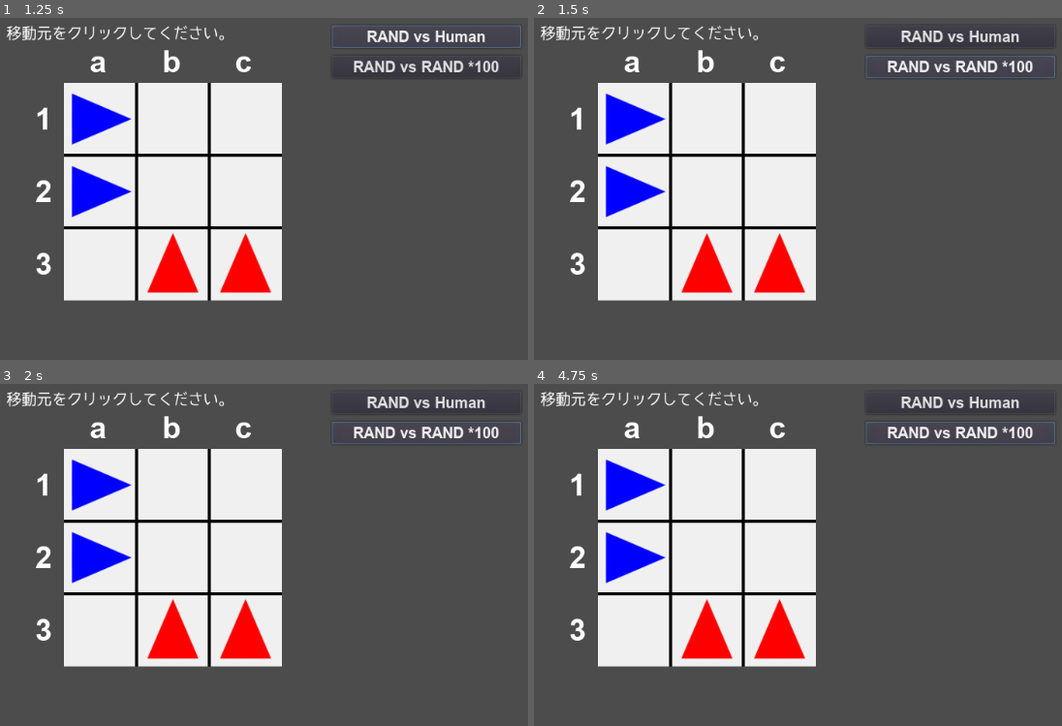
Above: before the commit, frames 1-4 (two rows, left to right).
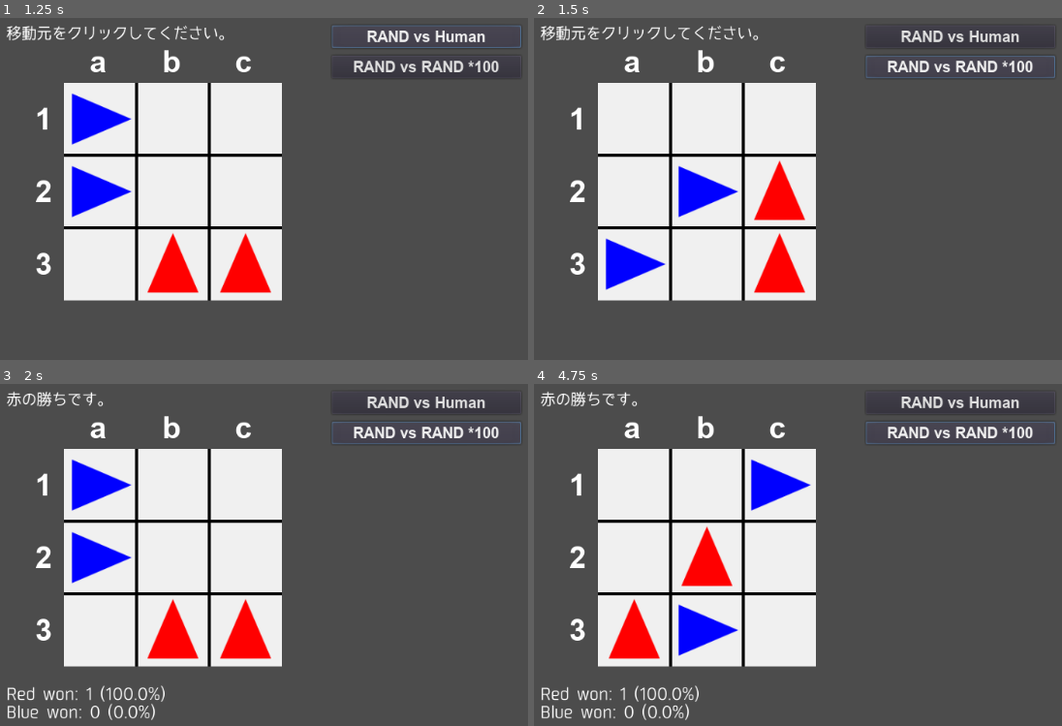
Above: after the commit, the same moments.

Repository: vivisuke/Dodgem
Game: Godot game, scene res://MainScene.tscn
The game is run twice, just before and just after one commit, with the same random seed, the same clock (stepped at 60 frames per second) and the same inputs.
Inputs:
- Up to frame 1 (1.25 s): click "RAND vs Human" at 0.5 s
- Up to frame 2 (1.5 s): click "RAND vs RAND *100" at 1.25 s
- Up to frame 3 (2 s): no input
- Up to frame 4 (4.75 s): click "RAND vs Human" at 2 s; click "RAND vs RAND *100" at 2.75 s; click "RAND vs Human" at 3.5 s; click "RAND vs RAND *100" at 4.25 s

Frame 1 is identical in both runs. In frame 2, 5.4% of the frame differs, in the area x 13-52%, y 22-81%; in frame 3, 1.5%; in frame 4, 8.2%, in the area x 1-53%, y 2-99%.

Commit message:
0017 ◎ C 11/06 11/06 0.001│ToDo│moveBlueRandom()：引数による手番指定

Diff:
--- a/Dodgem/MainScene.gd
+++ b/Dodgem/MainScene.gd
@@ -43,6 +43,7 @@
 		$Board/TileMap.set_cell(x, 2, TILE_RED)
 	nRed = N_HORZ - 1
 	nBlue = N_VERT - 1
+	nMoved = 0
 func clear_stats():
 	nRedWon = 0
 	nBlueWon = 0
@@ -108,7 +109,7 @@
 			init_cursor()
 func get_blue_moves() -> Array:
 	var lst = []		# 着手（Vector2(移動元, 移動先)）配列
-	for y in range(N_VERT+1):
+	for y in range(N_VERT):
 		for x in range(N_HORZ):
 			if $Board/TileMap.get_cell(x, y) == TILE_BLUE:
 				if y > 0 && $Board/TileMap.get_cell(x, y-1) < 0:
@@ -118,8 +119,20 @@
 				if x == N_HORZ-1 || $Board/TileMap.get_cell(x+1, y) < 0:
 					lst.push_back([Vector2(x, y), Vector2(x+1, y)])
 	return lst
-func moveBlueRandom():
-	var mvs = get_blue_moves()
+func get_red_moves() -> Array:
+	var lst = []		# 着手（Vector2(移動元, 移動先)）配列
+	for y in range(N_VERT):
+		for x in range(N_HORZ):
+			if $Board/TileMap.get_cell(x, y) == TILE_RED:
+				if x > 0 && $Board/TileMap.get_cell(x-1, y) < 0:
+					lst.push_back([Vector2(x, y), Vector2(x-1, y)])
+				if x < N_HORZ-1 && $Board/TileMap.get_cell(x+1, y) < 0:
+					lst.push_back([Vector2(x, y), Vector2(x+1, y)])
+				if y == 0 || $Board/TileMap.get_cell(x, y-1) < 0:
+					lst.push_back([Vector2(x, y), Vector2(x, y-1)])
+	return lst
+func moveRandom(nx):		# nx: TILE_BLUE or TILE_RED
+	var mvs = get_blue_moves() if nx == TILE_BLUE else get_red_moves()
 	if mvs.empty():
 		return			# BLUE won
 	var mv : Array	#
@@ -127,31 +140,54 @@
 	else:
 		mv = mvs[rng.randi_range(0, mvs.size() - 1)]
 	$Board/TileMap.set_cellv(mv[0], TILE_NONE)		# 移動元消去
-	if mv[1].x < N_HORZ:		# 盤面内の場合
-		$Board/TileMap.set_cellv(mv[1], TILE_BLUE)	# 移動先にピース設置
-	else:
-		nBlue -= 1
+	if mv[1].x < N_HORZ && mv[1].y >= 0:		# 盤面内の場合
+		$Board/TileMap.set_cellv(mv[1], nx)			# 移動先にピース設置
+	else:		# 盤面外に移動した場合
+		if nx == TILE_BLUE:
+			nBlue -= 1
+		else:
+			nRed -= 1
 	print("#blue = %d, #red = %d" % [nBlue, nRed])
 	nMoved += 1
-	if nBlue == 0:
-		$MessLabel.text = "青の勝ちです。"
+	if nBlue == 0 || nRed == 0:
 		nEpisode += 1
-		nBlueWon += 1
+		if nBlue == 0:
+			$MessLabel.text = "青の勝ちです。"
+			nBlueWon += 1
+		else:
+			$MessLabel.text = "赤の勝ちです。"
+			nRedWon += 1
 		update_stats_label()
 		red_first = !red_first
-		mode = MODE_INIT
-	else:
-		next = TILE_RED
+		#mode = MODE_INIT
+	#else:
+	#	next = TILE_RED
 func _process(delta):
 	if mode == MODE_RAND_HUMAN:
 		if next == TILE_BLUE:
 			$MessLabel.text = ""
-			moveBlueRandom()
+			moveRandom(TILE_BLUE)
+			if nBlue == 0 || nRed == 0:
+				mode = MODE_INIT
+			else:
+				next = TILE_RED
 		else:
 			if !dstcur_showed:
 				$MessLabel.text = "移動元をクリックしてください。"
 			else:
 				$MessLabel.text = "移動先をクリックしてください。"
+	elif mode == MODE_RAND_RAND:
+		moveRandom(next)
+		if nBlue == 0 || nRed == 0:
+			nEpisodeRest -= 1
+			if nEpisodeRest <= 0:
+				mode = MODE_INIT
+			else:
+				init_board()
+				next = TILE_RED if red_first else TILE_BLUE
+				#mode = MODE_INIT
+		else:
+			next = (TILE_BLUE + TILE_RED) - next
 
 func _on_RxHUM_Button_pressed():
 	if mode == MODE_RAND_HUMAN: return
@@ -161,16 +197,14 @@
 	mode = MODE_RAND_HUMAN
 	last_mode = MODE_RAND_HUMAN
 	init_board()
-	nMoved = 0
 	next = TILE_RED if red_first else TILE_BLUE
 	pass
 
 func _on_RxRx100_Button_pressed():
-	if mode == MODE_RAND_RAND: return
-	if last_mode != MODE_RAND_RAND:
-		clear_stats()
-		update_stats_label()
+	nEpisodeRest = 100
+	nEpisode = 0
+	clear_stats()
 	mode = MODE_RAND_RAND
 	last_mode = MODE_RAND_RAND
-	nMoved = 0
-	pass # Replace with function body.
+	init_board()
+	pass
Not shown, changed: Dodgem.spr
